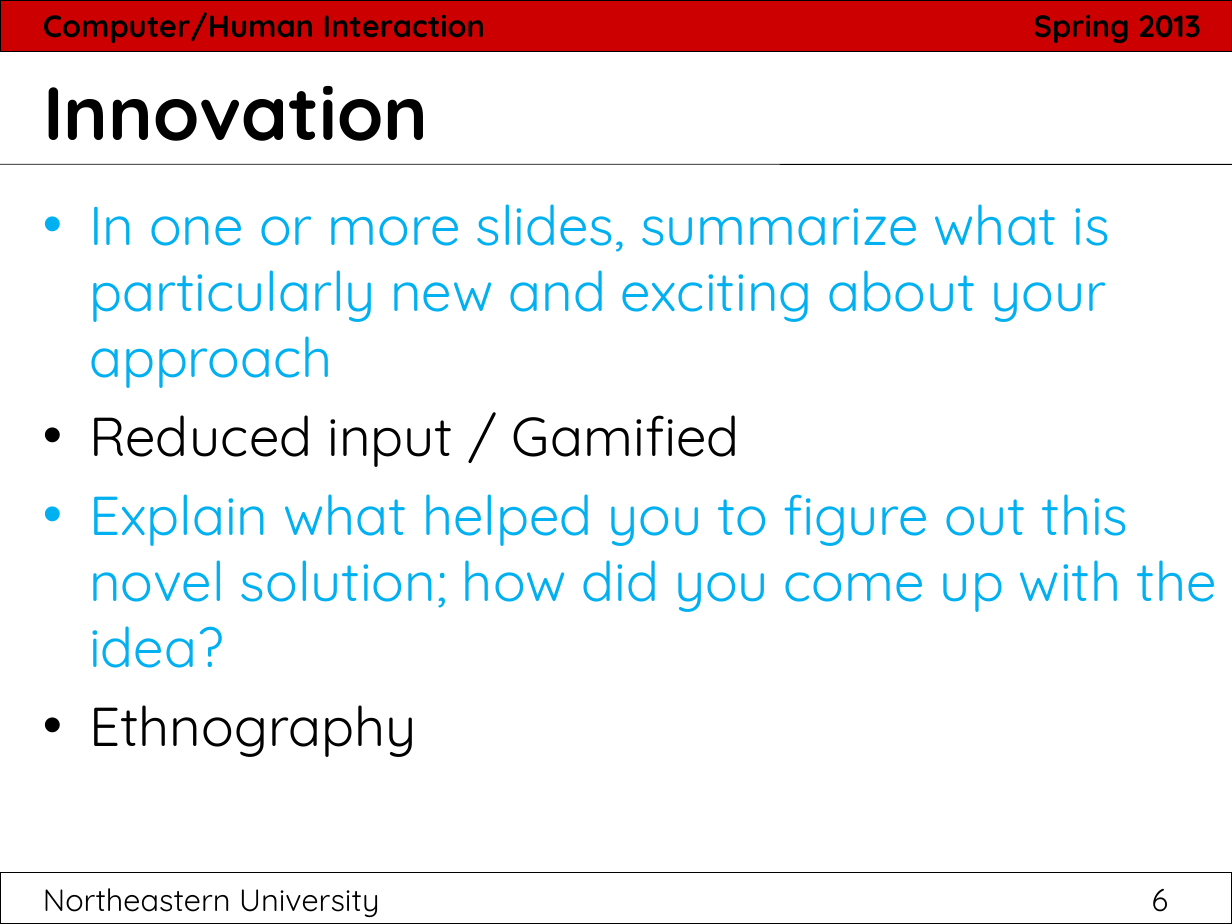
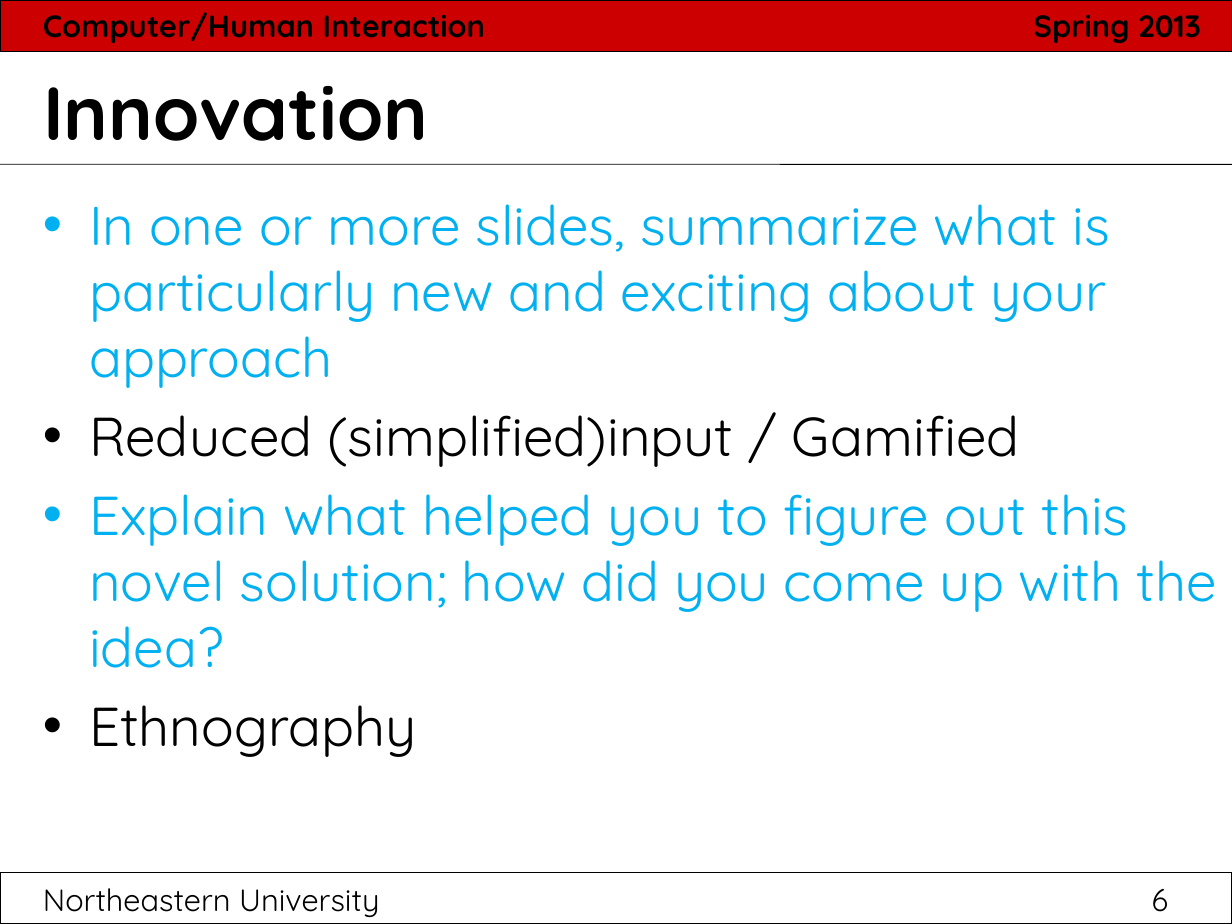
Before and after one commit to hci2014/sandbox, a slide deck: slide 6 of FinalPresentationTemplate.ppt. Drawn at 1232x924 pixels with LibreOffice and Linux fonts; fonts in the diff are those of the drawing. Boxes give left, top, right and bottom in pixels: in the first picture for what was removed or moved away, otherwise in the second. Text is boxed around its words. In the diff, an @@ line names an element or a change of style, - is before the commit and + after.

```diff
--- a/FinalPresentationTemplate.ppt
+++ b/FinalPresentationTemplate.ppt
@@ text at box(89, 415, 1020, 467): text changed @@
-• Reduced input / Gamified
+• Reduced (simplified)input / Gamified
```
Also in this commit, not shown: 7 other slides changed, 8 slides added, 10 slides removed, 1 other file.
